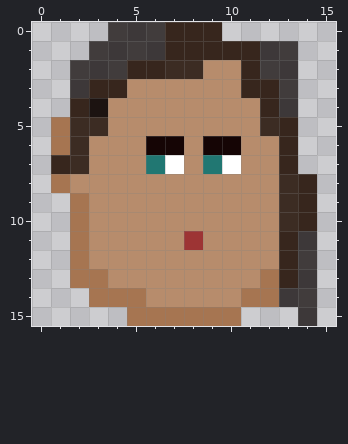
Two versions of one pixel-art sprite, Assets/GameSprites/Humans/Cassidy.png. Above: the version before the commit.
The file is 16x16 pixels.
The same view after the edit:
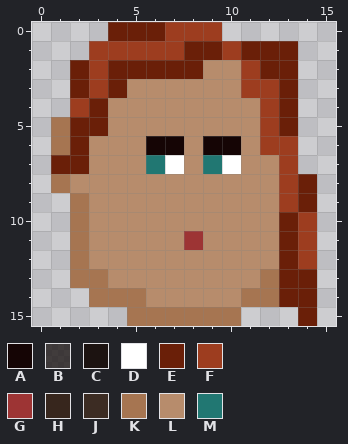
Palette (. is transparent): A #150505  B #110a0abe  C #1c1311  D #ffffff  E #6a1f08  F #9d3d1f  G #9d3434  H #37261d  J #3c2c23  K #a67551  L #b78c6c  M #217772
Change:
@@ x 0..15 @@
- 0 ....BBBHHH......
- 1 ...BBBBHHHHHBB..
- 2 ..BBBHHJJLLHBB..
- 3 ..BHHLLLLLLHHB..
- 4 ..HCLLLLLLLLHB..
- 5 .KJJLLLLLLLLJH..
- 6 .KJLLLAALAALLH..
- 7 .HJLLLMDLMDLLH..
- 8 .KLLLLLLLLLLLJH.
- 9 ..KLLLLLLLLLLJH.
-10 ..KLLLLLLLLLLJH.
-11 ..KLLLLLGLLLLHB.
-12 ..KLLLLLLLLLLHB.
-13 ..KKLLLLLLLLKHB.
-14 ...KKKLLLLLKKBB.
-15 .....KKKKKK...B.
+ 0 ....EEEFFF......
+ 1 ...FFFFFEEFEEE..
+ 2 ..EFEEEEELLFEE..
+ 3 ..EFELLLLLLFFE..
+ 4 ..FELLLLLLLLFE..
+ 5 .KEELLLLLLLLFE..
+ 6 .KELLLAALAALFF..
+ 7 .EELLLMDLMDLLF..
+ 8 .KLLLLLLLLLLLFE.
+ 9 ..KLLLLLLLLLLFE.
+10 ..KLLLLLLLLLLEF.
+11 ..KLLLLLGLLLLEF.
+12 ..KLLLLLLLLLLEF.
+13 ..KKLLLLLLLLKEE.
+14 ...KKKLLLLLKKEE.
+15 .....KKKKKK...E.
